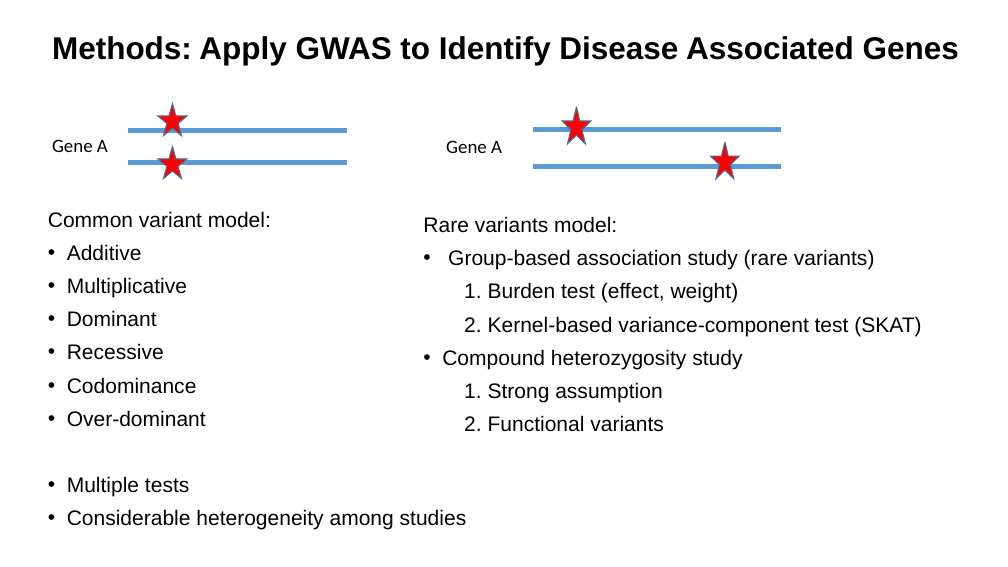
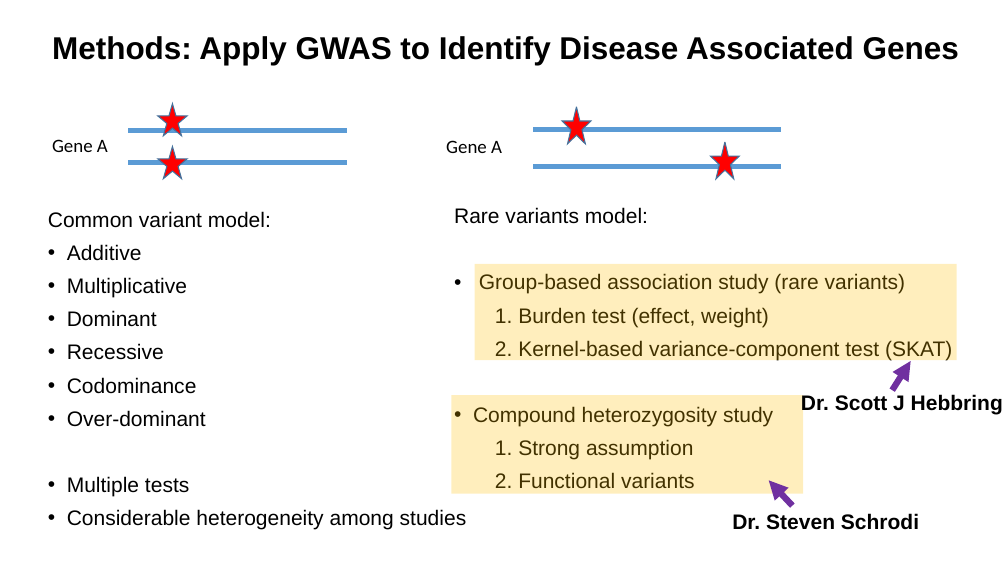
Before and after one commit to Shicheng-Guo/Shicheng-Guo.Github.io, a slide deck: slide 2 of images/Robust-SKAT-Shicheng-Guo-2020-MCRI.pptx. Drawn at 1008x567 pixels with LibreOffice and Linux fonts; fonts in the diff are those of the drawing. Boxes give left, top, right and bottom in pixels: in the first picture for what was removed or moved away, otherwise in the second. Text is boxed around its words. In the diff, an @@ line names an element or a change of style, - is before the commit and + after.

```diff
--- a/images/Robust-SKAT-Shicheng-Guo-2020-MCRI.pptx
+++ b/images/Robust-SKAT-Shicheng-Guo-2020-MCRI.pptx
@@ text "Rare variants model:" rewrapped from (423,216,921,432) to (454,207,952,488) @@
@@ rectangle added at (475,264,957,360), fill #FFC000 at 26% opacity @@
@@ arrow added from (892, 390) to (911, 361), #7030A0 6 pt @@
@@ rectangle added at (451,395,803,494), fill #FFC000 at 26% opacity @@
@@ text added at (801,394,1003,415), 20 pt, text #000000, bold @@
+Dr. Scott J Hebbring
@@ arrow added from (792, 506) to (769, 480), #7030A0 6 pt @@
@@ text added at (732,513,919,530), 20 pt, text #000000, bold @@
+Dr. Steven Schrodi
```
